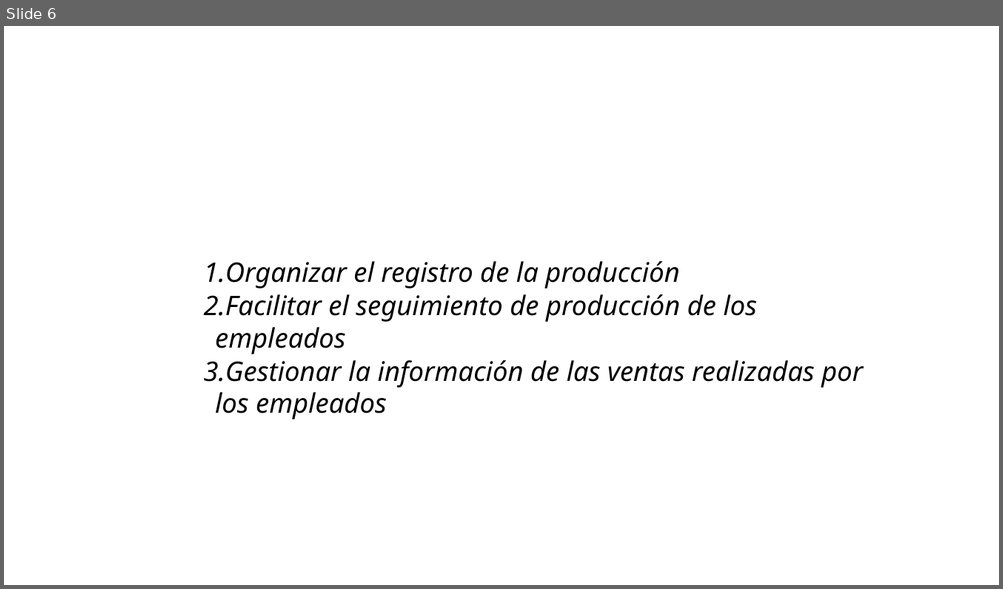
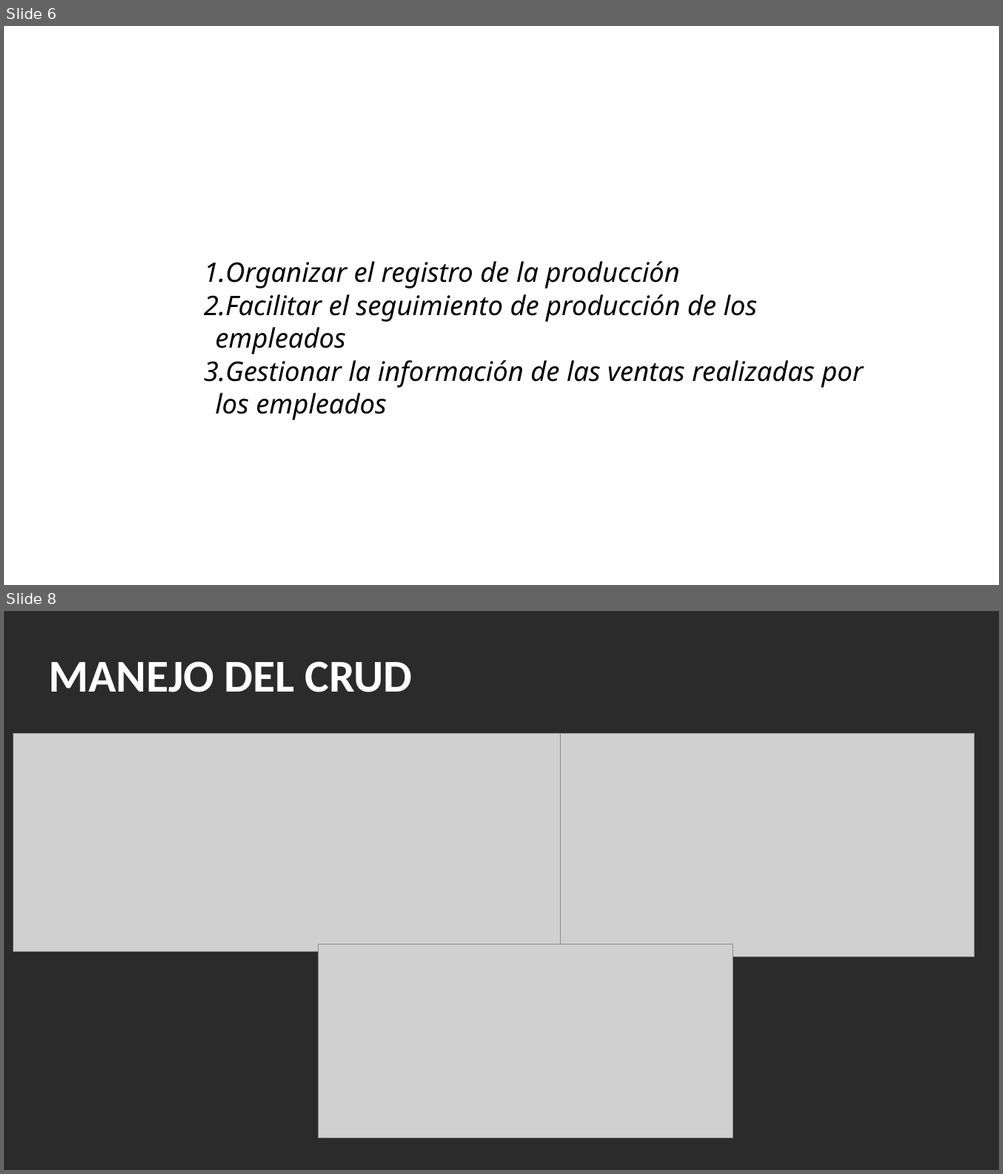
Before and after one commit to Msahk/proyectov1, a slide deck: Documentacion/Plantilla PPoint Sustentación Trimestre 4-PAE.pptx. Shown one above the other, each under a label of ours: slide 6 before the commit, slides 6 and 8 after it; the slides between them are not shown. The pictures are 1003x589 and 1003x1174 pixels, drawn with LibreOffice and Linux fonts; fonts in the diff are those of the drawing; grey boxes stand for pictures; background and template pictures are left out; a plain dark background stands for a picture behind light text. Boxes give left, top, right and bottom in pixels: in the first picture for what was removed or moved away, otherwise in the second. Text is boxed around its words. In the diff, an @@ line names an element or a change of style, - is before the commit and + after.

```diff
--- a/Documentacion/Plantilla PPoint Sustentación Trimestre 4-PAE.pptx
+++ b/Documentacion/Plantilla PPoint Sustentación Trimestre 4-PAE.pptx
@@ slide 8 added at (x1=4, y1=611, x2=999, y2=1170), background picture (left out) @@
@@ title added at (x1=48, y1=661, x2=412, y2=692), 44 pt, text #FFFFFF, bold @@
+MANEJO DEL CRUD
@@ picture added at (x1=13, y1=733, x2=560, y2=951) @@
@@ picture added at (x1=560, y1=733, x2=974, y2=957) @@
@@ picture added at (x1=318, y1=945, x2=733, y2=1139) @@
@@ slide 6 changed as well @@
@@ text "Organizar el registro de la ..." at (x1=204, y1=261, x2=863, y2=420): indent changed; less space between paragraphs @@
```
Also in this commit, not shown: 3 other slides changed, 5 other slides added, 1 slide removed.
